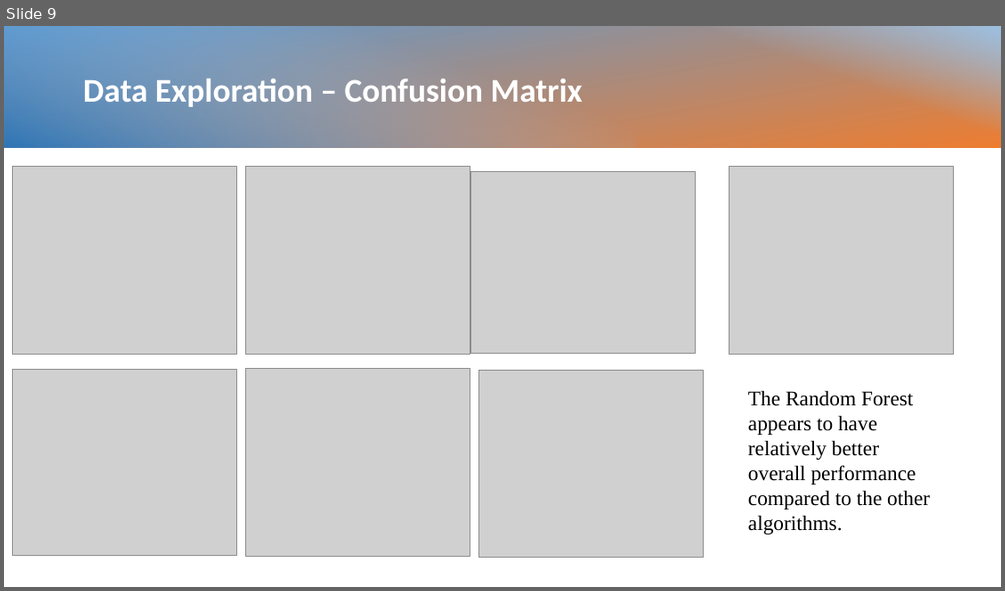
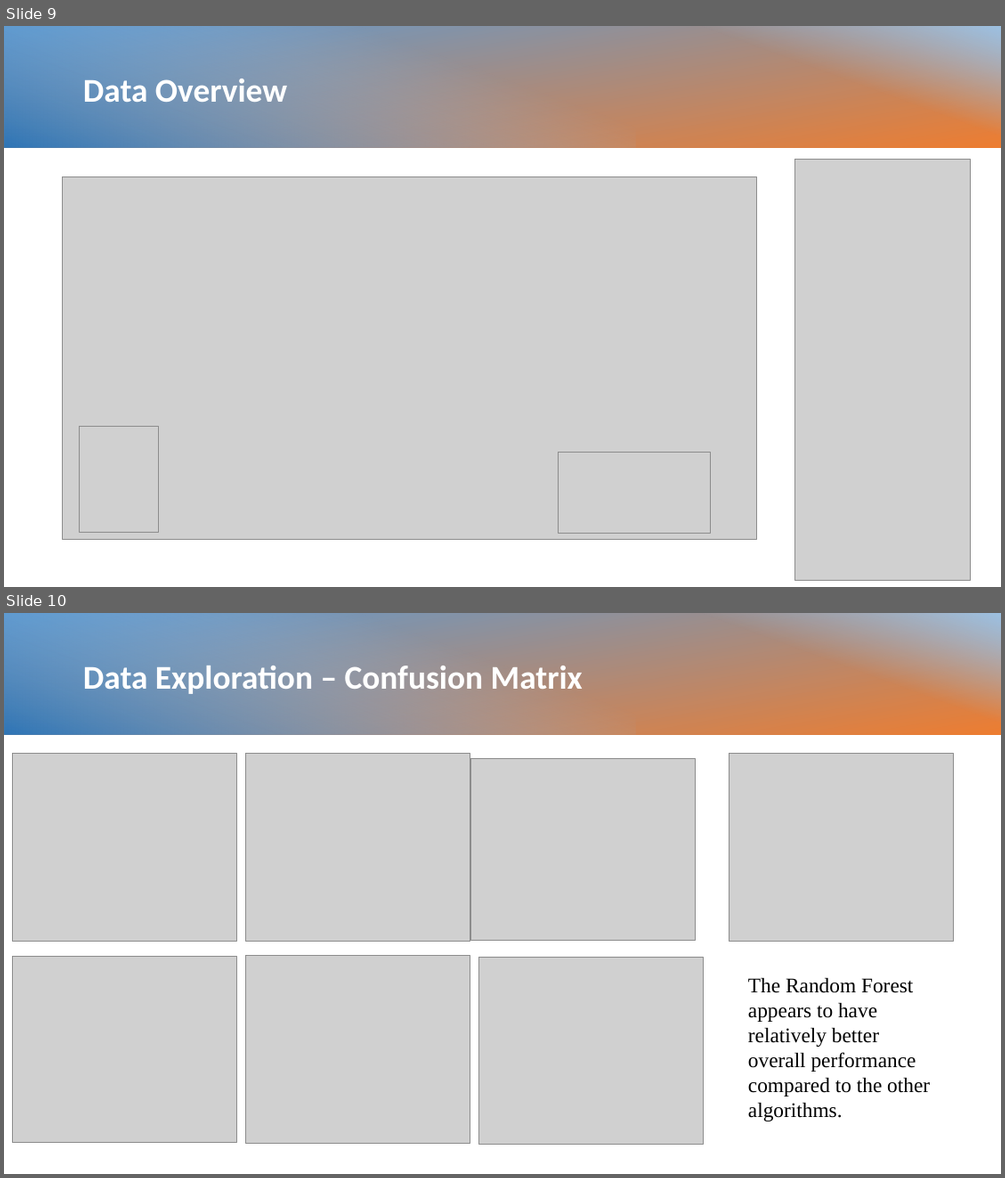
Before and after one commit to mglasser123/Project4, a slide deck: Resources/Customer Churn.pptx. Shown one above the other, each under a label of ours: slide 9 before the commit, slides 9 and 10 after it. The pictures are 1005x591 and 1005x1178 pixels, drawn with LibreOffice and Linux fonts; fonts in the diff are those of the drawing; grey boxes stand for pictures. Boxes give left, top, right and bottom in pixels: in the first picture for what was removed or moved away, otherwise in the second. Text is boxed around its words. In the diff, an @@ line names an element or a change of style, - is before the commit and + after.

```diff
--- a/Resources/Customer Churn.pptx
+++ b/Resources/Customer Churn.pptx
@@ slide 9 added at <box>4,26,1001,587</box>, background #FFFFFF @@
@@ rectangle added at <box>4,26,1001,148</box>, fill gradient #5B9BD5 to #ED7D31 @@
@@ rectangle added at <box>4,26,635,148</box>, fill gradient #9DC3E6 to #2E75B6 @@
@@ rectangle added at <box>588,26,1001,148</box>, fill gradient #9DC3E6 @@
@@ text added at <box>83,79,287,102</box>, 32 pt, text #FFFFFF, bold @@
+Data Overview
@@ picture added at <box>63,177,757,539</box> @@
@@ picture added at <box>795,160,971,580</box> @@
@@ picture added at <box>79,426,158,532</box> @@
@@ picture added at <box>558,451,711,533</box> @@
@@ what was slide 9 is now slide 10 @@
```
Also in this commit, not shown: 2 slides changed, 1 other slide added, 1 slide removed.
